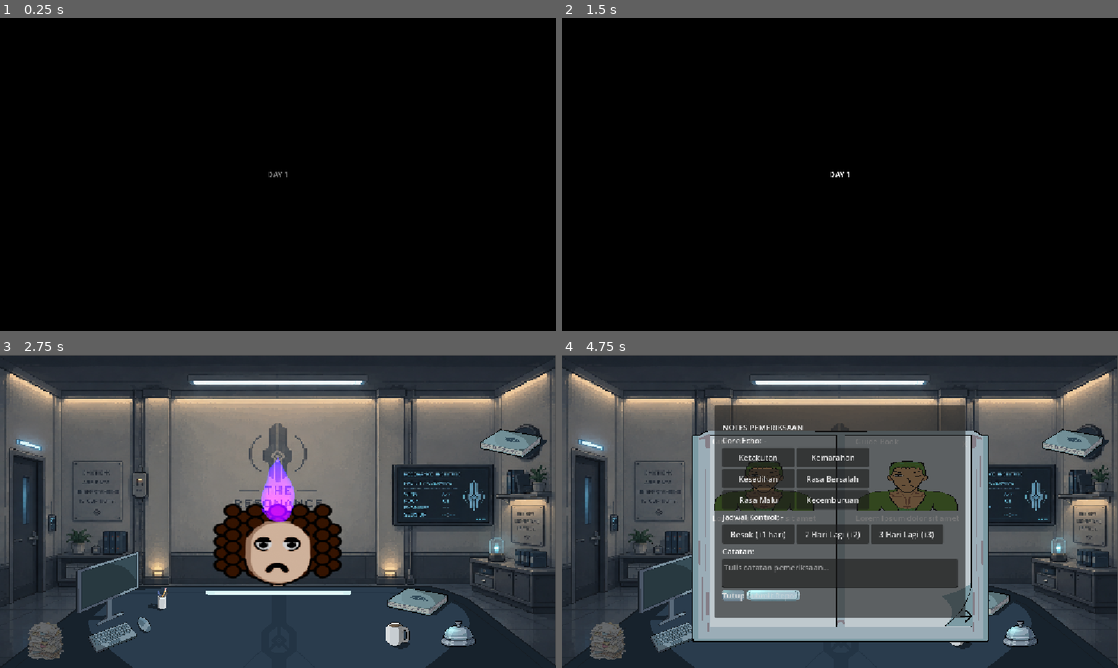
Above: before the commit, frames 1-4 (two rows, left to right).
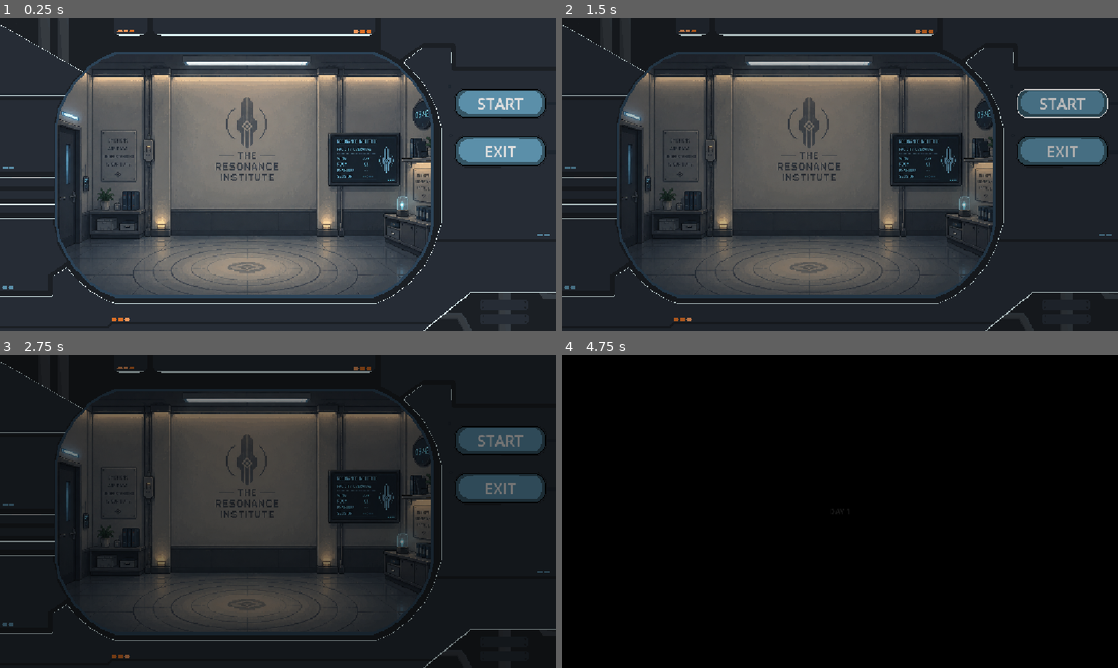
Above: after the commit, the same moments.

Repository: AzkaLufthansa/coral-memory
Game: Godot game, scene res://Scenes/Menu/main_menu.tscn
Same seed, same stepped clock (60 frames per second), same inputs: the game is played once before the commit and once after it. Before the commit the project starts from res://Scenes/main.tscn.
Inputs (mouse positions are in pixels of both pictures, inside the frame that each line leads up to):
- Up to frame 1 (0.25 s): no input
- Up to frame 2 (1.5 s): click (1062, 102) at 0.5 s, where only the run after the commit has a clickable "START"; click (1062, 102) at 1.25 s, where only the run after the commit has a clickable "START"
- Up to frame 3 (2.75 s): click (44, 639) at 2.02 s
- Up to frame 4 (4.75 s): click (984, 602) at 2.77 s; click (1073, 442) at 3.52 s; click (962, 614) at 4.27 s

The runs differ from the first frame. In frame 1, 100% of the frame differs, in the area x 0-100%, y 0-100%; in frame 2, 99%; in frame 3, 81%; in frame 4, 98%.

Commit message:
update main scene and main menu foreground

Diff:
--- a/Scenes/Menu/main_menu.tscn
+++ b/Scenes/Menu/main_menu.tscn
@@ -34,10 +34,10 @@
 
 [node name="Start" type="Button" parent="Button" unique_id=1640541135]
 layout_mode = 0
-offset_left = 924.0
-offset_top = 182.0
-offset_right = 1137.0
-offset_bottom = 254.0
+offset_left = 940.0
+offset_top = 144.0
+offset_right = 1134.0
+offset_bottom = 210.0
 theme_override_font_sizes/font_size = 32
 theme_override_styles/normal = ExtResource("4_4qbh4")
 theme_override_styles/pressed = ExtResource("5_3ko7u")
@@ -47,10 +47,10 @@
 
 [node name="Exit" type="Button" parent="Button" unique_id=1128903568]
 layout_mode = 0
-offset_left = 924.0
-offset_top = 293.0
-offset_right = 1137.0
-offset_bottom = 365.0
+offset_left = 940.0
+offset_top = 242.0
+offset_right = 1134.0
+offset_bottom = 310.0
 theme_override_font_sizes/font_size = 32
 theme_override_styles/normal = ExtResource("4_4qbh4")
 theme_override_styles/pressed = ExtResource("5_3ko7u")
--- a/project.godot
+++ b/project.godot
@@ -11,7 +11,7 @@
 [application]
 
 config/name="Coral Memory"
-run/main_scene="res://Scenes/main.tscn"
+run/main_scene="uid://6ca6npc3mk41"
 config/features=PackedStringArray("4.7", "Forward Plus")
 config/icon="res://icon.svg"
 
Binary file changed: Assets/RealAssets/MainMenu/Main Menu Foreground.png
Not shown, changed: Assets/RealAssets/MainMenu/Main Menu Foreground.png.import
Not shown: 1 places in Scenes/Menu/main_menu.tscn that only renumber resources
